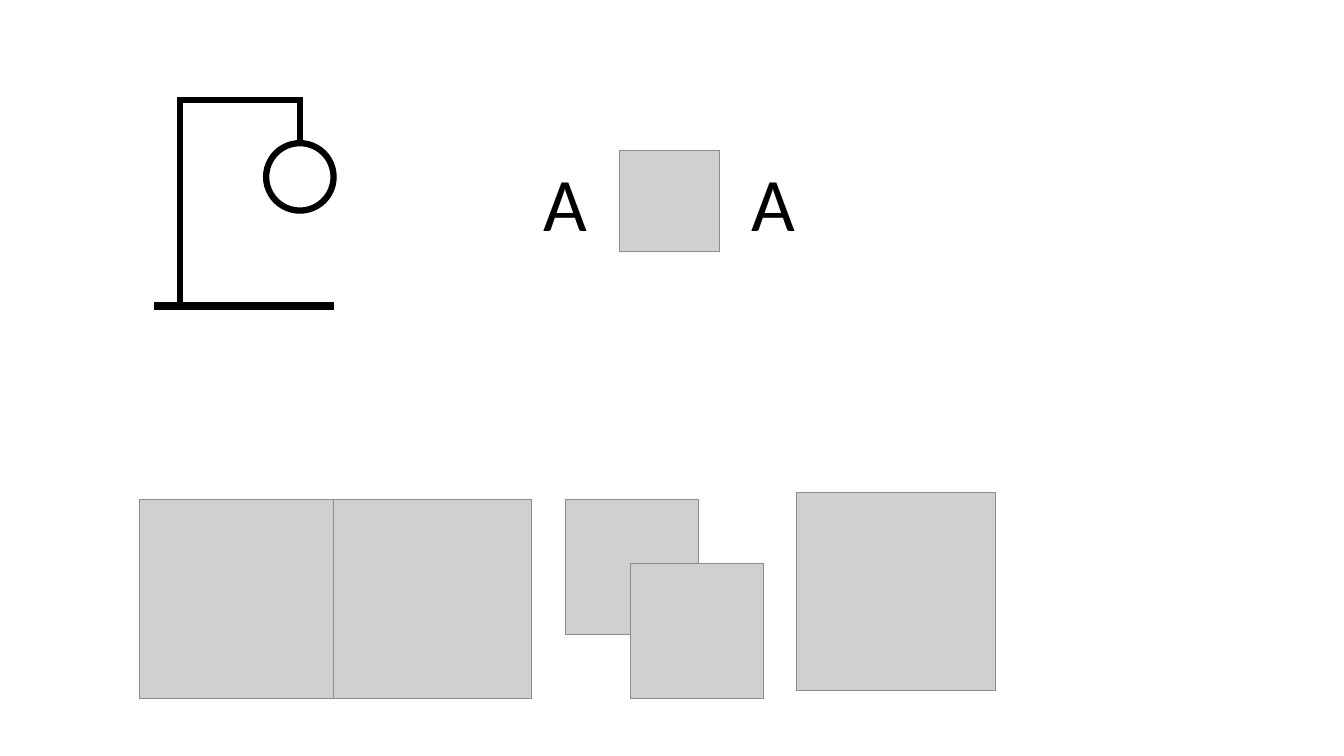
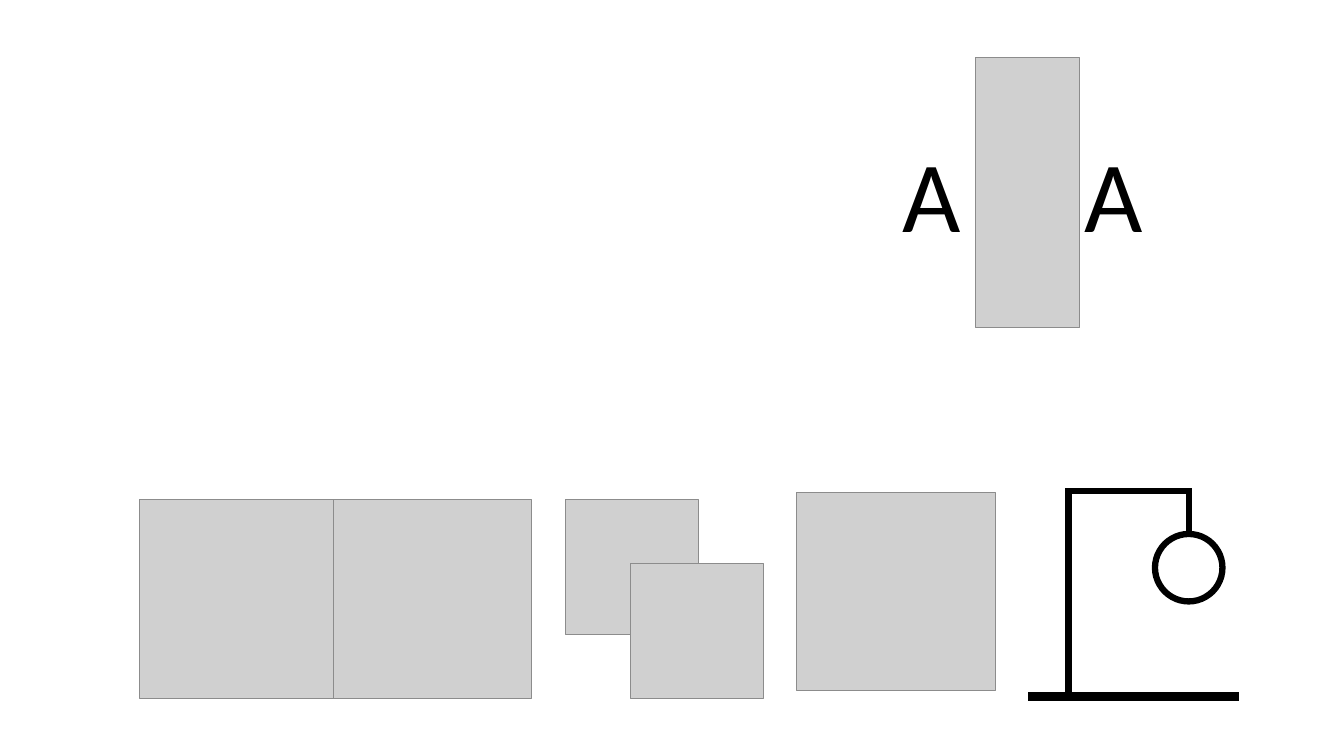
Before and after one commit to citagrs/Portafolio, a slide deck: slide 1 of media/imagenes.pptx. Drawn at 1344x756 pixels with LibreOffice and Linux fonts; fonts in the diff are those of the drawing; grey boxes stand for pictures. Boxes give left, top, right and bottom in pixels: in the first picture for what was removed or moved away, otherwise in the second. Text is boxed around its words. In the diff, an @@ line names an element or a change of style, - is before the commit and + after.

```diff
--- a/media/imagenes.pptx
+++ b/media/imagenes.pptx
@@ picture: place and size @@
-picture at (619,151,720,252)
+picture at (976,57,1080,328)
@@ text "A": place and size @@
-text "A" at (544,182,588,231)
+text "A" at (903,167,961,232)
@@ text "A" at (903,167,961,232): size 54 to 72 pt @@
@@ text "A" at (1085,167,1143,232): size 54 to 72 pt @@
@@ text "A": place and size @@
-text "A" at (752,182,796,231)
+text "A" at (1085,167,1143,232)
@@ 3 lines, 1 ellipse: place and size @@
-3 lines, 1 ellipse at (177,97,334,306)
+3 lines, 1 ellipse at (1067,488,1223,699)
@@ line moved from (154, 306) - (334, 306) to (1028, 697) - (1239, 697) @@
```
Also in this commit, not shown: 7 other files.
